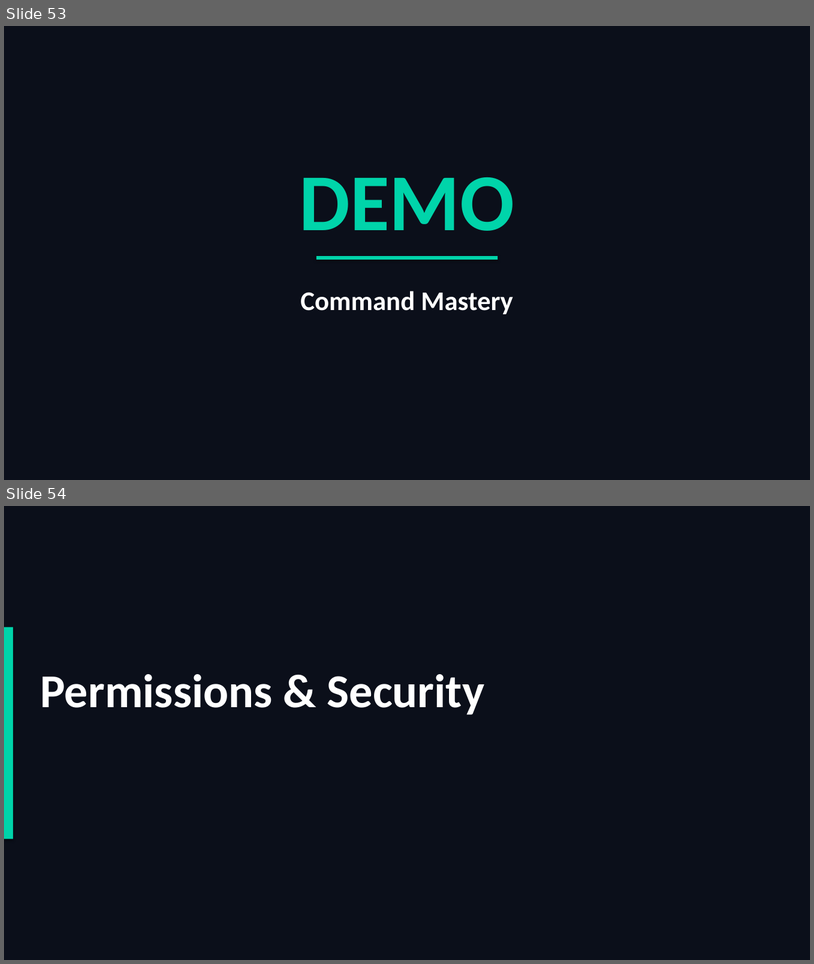
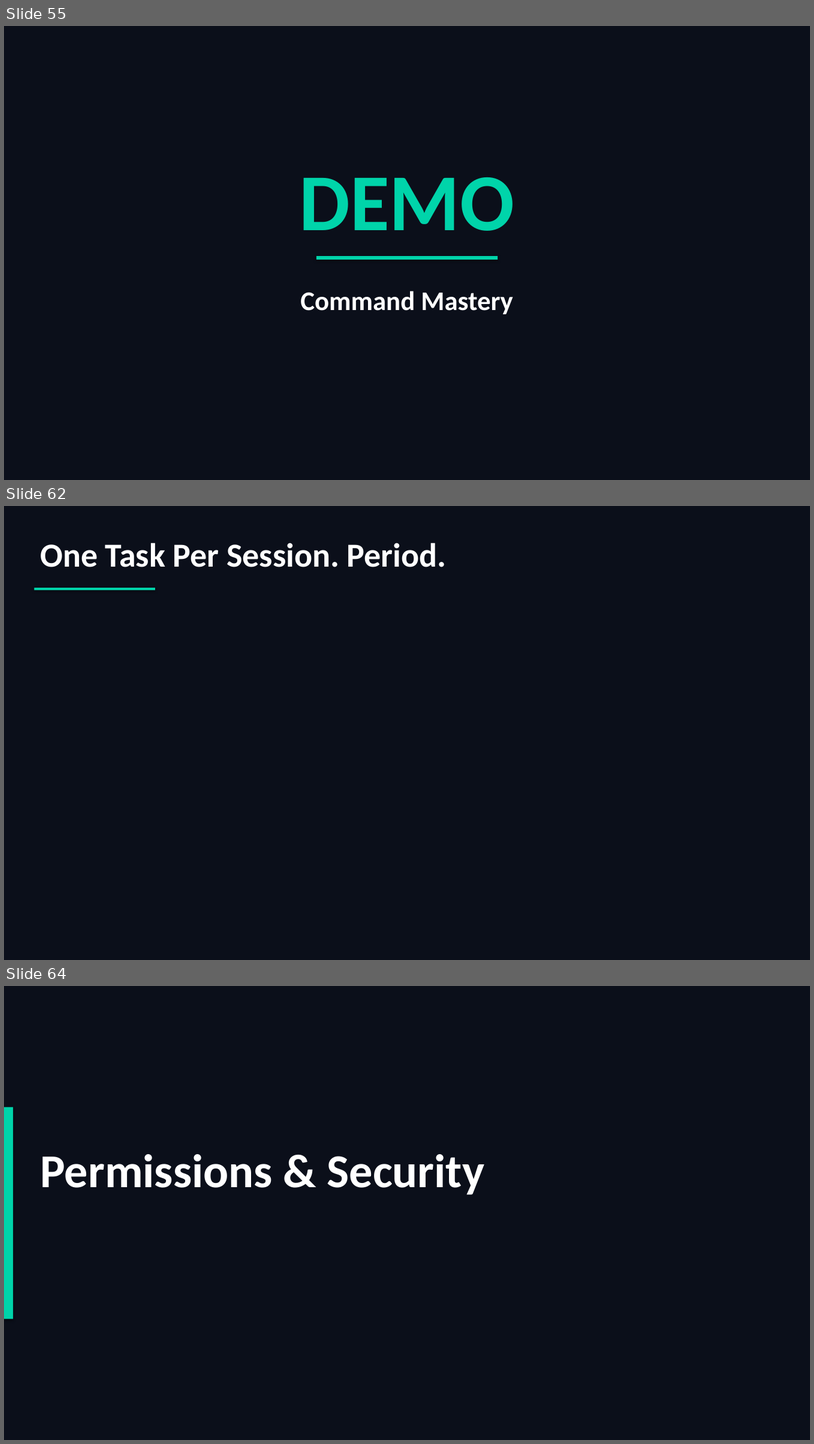
Before and after one commit to scottrhay/AIA-ClaudeCopilot, a slide deck: slides/Day2_Claude_Code_Fundamentals.pptx. Shown one above the other, each under a label of ours: slides 53 and 54 before the commit, slides 55, 62 and 64 after it; the slides between them are not shown. The pictures are 814x964 and 814x1444 pixels, drawn with LibreOffice and Linux fonts; fonts in the diff are those of the drawing. Boxes give left, top, right and bottom in pixels: in the first picture for what was removed or moved away, otherwise in the second. Text is boxed around its words. In the diff, an @@ line names an element or a change of style, - is before the commit and + after.

```diff
--- a/slides/Day2_Claude_Code_Fundamentals.pptx
+++ b/slides/Day2_Claude_Code_Fundamentals.pptx
@@ slide 62 added at <box>4,506,810,960</box>, background #0B0F1A @@
@@ text added at <box>40,543,447,567</box>, 40 pt, text #FFFFFF, bold @@
+One Task Per Session. Period.
@@ rectangle added at <box>34,588,155,590</box>, fill #00D4AA @@
@@ what was slide 53 is now slide 55 @@
@@ what was slide 54 is now slide 64 @@
```
Also in this commit, not shown: 11 other slides added, 1 other file.
